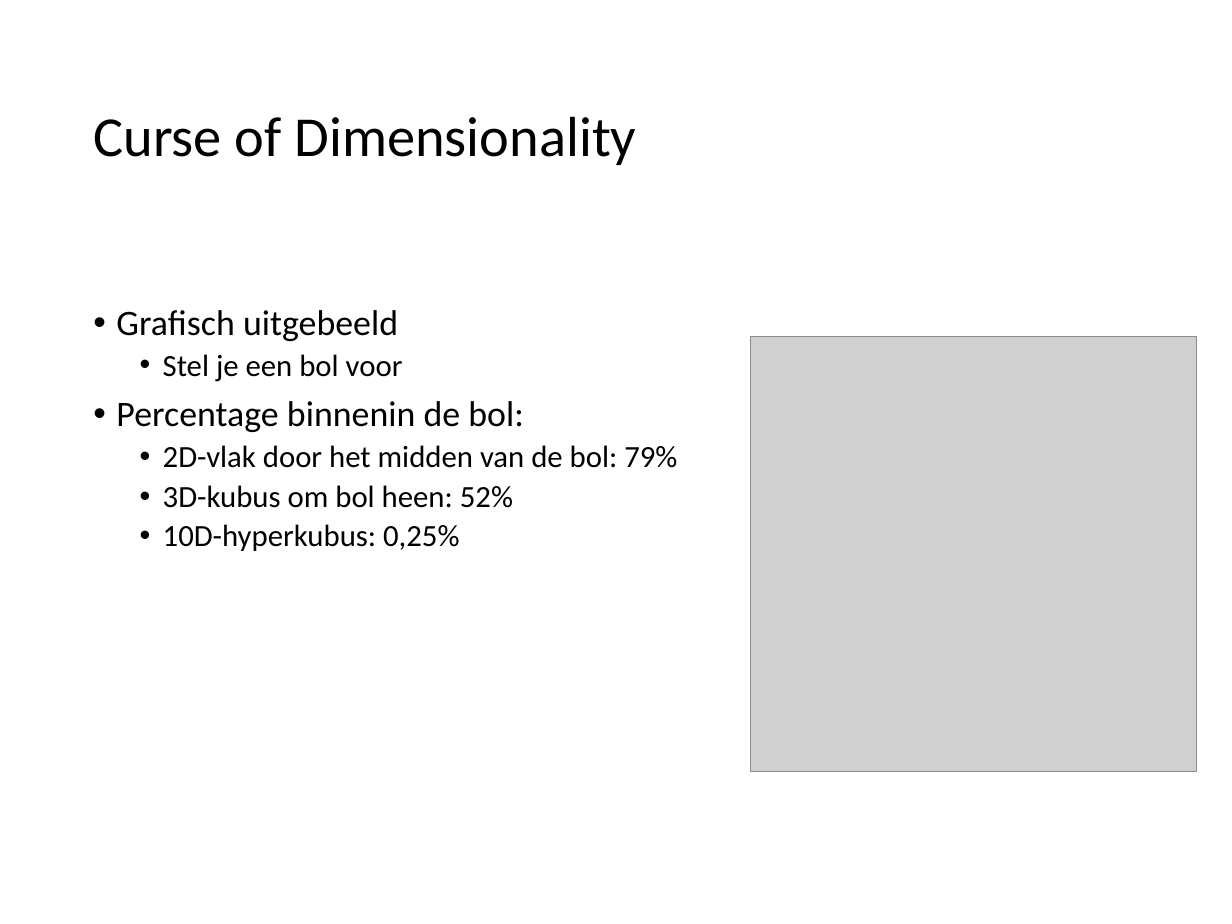
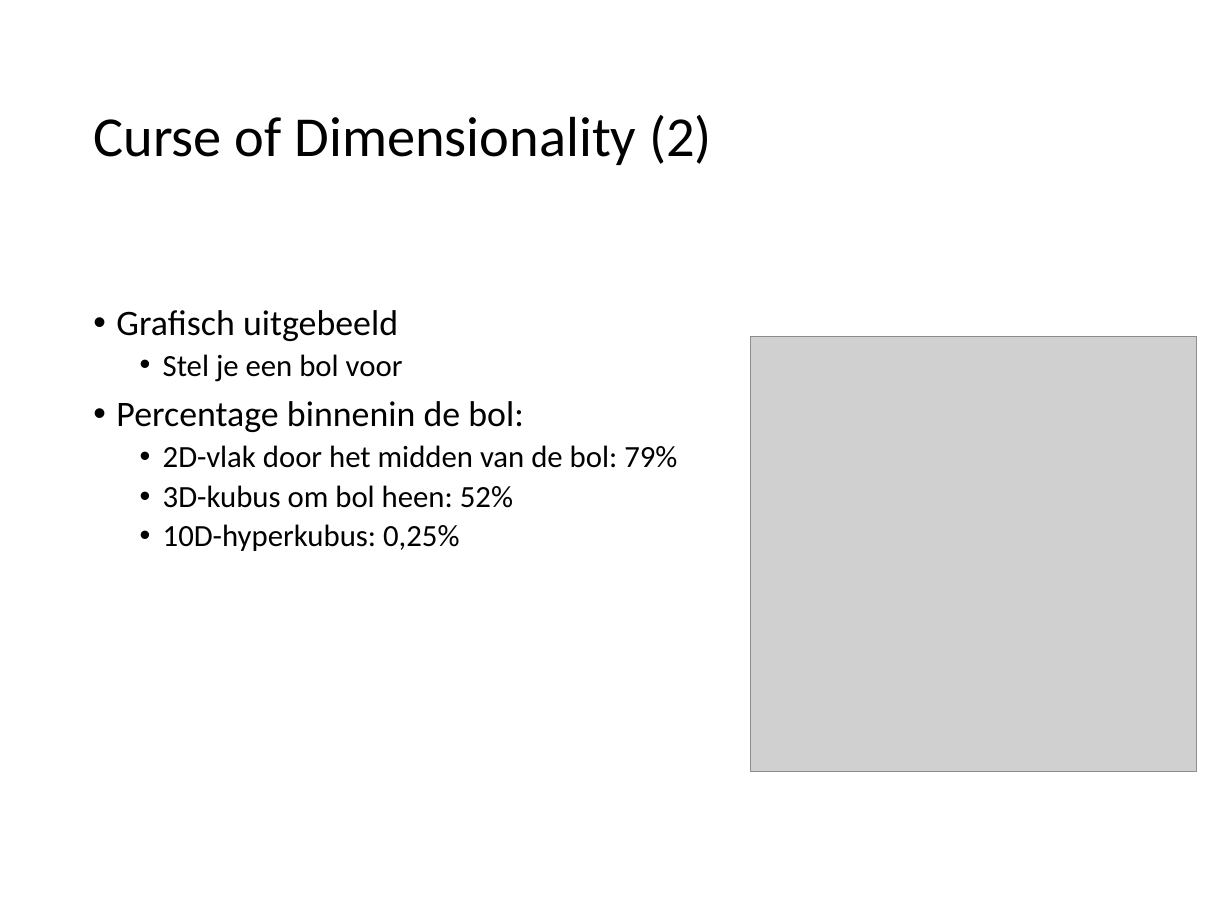
Before and after one commit to hanze-hbo-ict/Machine-Learning, a slide deck: slide 48 of docs/lectures/wk5/ML_wk5_Modeleval_tuning-Dimred.pptx (slide 50 before the commit). Drawn at 1232x924 pixels with LibreOffice and Linux fonts; fonts in the diff are those of the drawing; grey boxes stand for pictures. Boxes give left, top, right and bottom in pixels: in the first picture for what was removed or moved away, otherwise in the second. Text is boxed around its words. In the diff, an @@ line names an element or a change of style, - is before the commit and + after.

```diff
--- a/docs/lectures/wk5/ML_wk5_Modeleval_tuning-Dimred.pptx
+++ b/docs/lectures/wk5/ML_wk5_Modeleval_tuning-Dimred.pptx
@@ title at (93,115,712,165): text changed @@
-Curse of Dimensionality
+Curse of Dimensionality (2)
```
Also in this commit, not shown: 3 other slides changed, 2 slides added, 4 slides removed, 3 other files.
